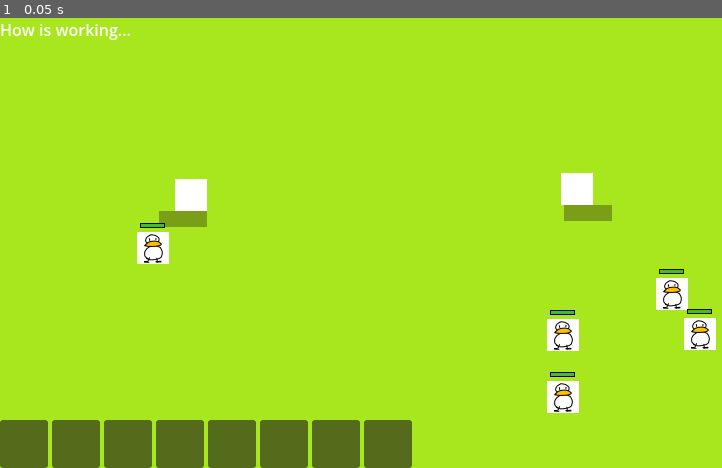
Above: before the commit, frame 1.
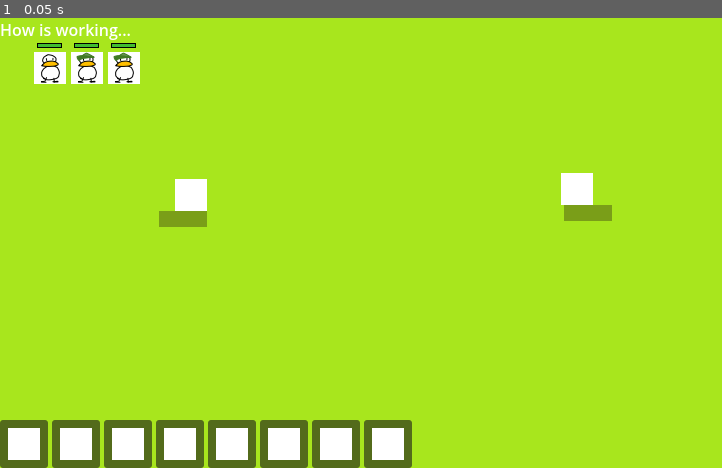
Above: after the commit, the same moment.

Repository: Sukimo/Duck_Tactics
Game: Godot game, scene res://scene/main.tscn
Two runs of this game, one before a commit and one after it. Both use one fixed random seed, a clock stepped at 60 frames per second and the inputs below. This scene is started directly instead of the project's main scene.
Inputs:
- Up to frame 1 (0.05 s): no input

The runs differ from the first frame. In frame 1, 5.4% of the frame differs, in the area x 1-100%, y 5-99%.
Error before the commit: Invalid access to property or key 'state_changed' on a base object of type 'Nil'. (res://scene/prepare_ui.gd:23)
Error after the commit: Invalid access to property or key 'state_changed' on a base object of type 'Nil'. (res://scene/prepare_ui.gd:34)

Commit message:
[update] duck slot
made it work , need to  improve visual to know which slot is empty

Diff:
--- a/Scene/arena_2d.tscn
+++ b/Scene/arena_2d.tscn
@@ -53,16 +53,10 @@
 color = Color(0.3529412, 0.41960785, 0.078431375, 0.5882353)
 
 [node name="MeleeDuck" parent="." unique_id=1533052234 instance=ExtResource("4_xajys")]
-position = Vector2(672, 276)
-
-[node name="MeleeDuck3" parent="." unique_id=811425380 instance=ExtResource("4_xajys")]
-position = Vector2(153, 230)
-
-[node name="MeleeDuck2" parent="." unique_id=1242216967 instance=ExtResource("4_xajys")]
-position = Vector2(700, 316)
+position = Vector2(50, 50)
 
 [node name="RangeDuck" parent="." unique_id=1850260188 instance=ExtResource("5_7e173")]
-position = Vector2(563, 317)
+position = Vector2(87, 50)
 
 [node name="RangeDuck2" parent="." unique_id=572959942 instance=ExtResource("5_7e173")]
-position = Vector2(563, 379)
+position = Vector2(124, 50)
--- /dev/null
+++ b/canvas/slot.tscn
@@ -0,0 +1,16 @@
+[gd_scene format=3 uid="uid://bt47exauv5kbr"]
+
+[ext_resource type="Texture2D" uid="uid://ce6o71538cywk" path="res://cube32.png" id="1_1ch2d"]
+
+[node name="Slot" type="Panel" unique_id=777058925]
+custom_minimum_size = Vector2(48, 48)
+offset_right = 48.0
+offset_bottom = 48.0
+
+[node name="TextureRect" type="TextureRect" parent="." unique_id=1273807759]
+layout_mode = 1
+offset_left = 8.0
+offset_top = 8.0
+offset_right = 40.0
+offset_bottom = 40.0
+texture = ExtResource("1_1ch2d")
--- a/scene/prepare_ui.gd
+++ b/scene/prepare_ui.gd
@@ -1,50 +1,64 @@
 extends Control
 # Attach to a CanvasLayer node called "PrepUI"
+
 const MAX_SLOT:int= 8
+const SLOT_SCENE:= "res://canvas/slot.tscn"
 
 var slot_ducks: Array= []
 var _slot_panels: Array= []
-var _dragging_duck: BaseDuck = null
-var _drag_from_slot: int =-1
+#click to place state
+var _selected_duck: BaseDuck =null
+var _selected_slot: int =-1
 
 @onready var slot_bar : HBoxContainer =$SlotBar
 
+var slot_scene: PackedScene = null
+
 func _ready() -> void:
+	if ResourceLoader.exists(SLOT_SCENE):
+		slot_scene  =load(SLOT_SCENE)
+	else:
+		push_warning("[PrepUI] Slot scene not found at: " + SLOT_SCENE)
+
 	slot_ducks.resize(MAX_SLOT)
 	slot_ducks.fill(null)
 
 	#build slot panels dynamically
 	for i in MAX_SLOT:
-		var panel := Panel.new()
-		panel.custom_minimum_size = Vector2(48,48)
+		var panel : Panel =slot_scene.instantiate() if slot_scene else Panel.new()
+		#bind index correctly for each slot
+		panel.gui_input.connect(func(event): _on_slot_input(event,i))
 		slot_bar.add_child(panel)
-		_slot_panels.append(panel)
+		slot_ducks.append(panel)
 
 	GameState.state_changed.connect(_on_state_chenged)
 	visible =false
 
+	_update_slot_visuals()
+
 func _on_state_chenged(s: GameState.State)->void:
 	visible = s == GameState.State.PREP
+	if not visible:
+		_cancel_selection()
 
 #public API
-
 ## Called by WaveManager/GameState when entering PREP
 ## Pass all ducks currently in the player's roster
 func populate(ducks:Array)-> void:
 	#clear old
 	slot_ducks.fill(null)
-	_update_slot_visuals()
-
 	var i:=0
 	for duck in ducks:
 		if i>= MAX_SLOT:
 			break
 		slot_ducks[i] =duck
 		duck.visible =false  # hide from world until placed
+		i +=1
 	_update_slot_visuals()
 
 ## Called when prep timer expires — teleport unplaced ducks to default spots
 func place_remaining()->void:
+	_cancel_selection()
 	var default_positions : Array = _default_positions()
 	var pos_idx := 0
 	for i in MAX_SLOT:
@@ -56,48 +70,95 @@
 			slot_ducks[i]=null
 	_update_slot_visuals()
 
-# drag from slot
-func _gui_input_on_slot(event: InputEvent, slot_idx: int)->void:
-	if event is InputEventMouseButton and event.button_index == MOUSE_BUTTON_LEFT:
-		if event.pressed and slot_ducks[slot_idx] !=null:
-			_start_drag(slot_idx)
+#slot click
+func _on_slot_input(event: InputEvent,slot_idx: int)->void:
+	if not event is InputEventMouseButton:
+		return
+	if not event.pressed:
+		return
 
-func _start_drag(slot_idx: int)->void:
-	_dragging_duck = slot_ducks[slot_idx]
-	_drag_from_slot =slot_idx
-	slot_ducks[slot_idx] = null
+	if event.button_index == MOUSE_BUTTON_LEFT:
+		if slot_ducks[slot_idx] ==null:
+			return
+		# select this slot (or deselect if clicking same slot again)
+		if _selected_slot == slot_idx:
+			_cancel_selection()
+		else:
+			_select_slot(slot_idx)
+		get_viewport().set_input_as_handled()
+
+	elif event.button_index == MOUSE_BUTTON_RIGHT:
+		_cancel_selection()
+		get_viewport().set_input_as_handled()
+
+# world click to place
+func _input(event: InputEvent) -> void:
+	if _selected_duck == null: return
+
+	if event is InputEventMouseButton and event.pressed:
+		if event.button_index == MOUSE_BUTTON_LEFT:
+			#check click land on slot panel?
+			if _click_is_on_slot_bar(event.position):
+				return
+			#place duck at world pos
+			var world_pos :Vector2 = get_viewport().get_canvas_transform().affine_inverse()\
+				* event.position
+			_place_duck(_selected_duck,world_pos)
+			get_viewport().set_input_as_handled()
+
+		elif event.button_index == MOUSE_BUTTON_RIGHT:
+			_cancel_selection()
+			get_viewport().set_input_as_handled()
+
+#helper
+func _select_slot(slot_idx:int)-> void:
+	_selected_slot = slot_idx
+	_selected_duck = slot_ducks[slot_idx]
+	print("[PrepUI] Selected slot %d (%s)" % [slot_idx, _selected_duck.name])
 	_update_slot_visuals()
-	_dragging_duck.visible =true
-	_dragging_duck.global_position =get_viewport().get_mouse_position()
-	# hand off dragging to the duck's own input (already in duck.gd)
-	# duck.gd will call _try_merge_at or just drop on world
 
-func _input(event: InputEvent) -> void:
-	if _dragging_duck == null:
-		return
-	if event is InputEventMouseMotion:
-		_dragging_duck.global_position = get_viewport().get_mouse_position()
-	if event is InputEventMouseButton and not event.pressed:
-		_on_drop()
+func _cancel_selection()->void:
+	_selected_duck =null
+	_selected_slot = -1
+	_update_slot_visuals()
 
-func _on_drop()->void:
-	if _dragging_duck == null:
-		return
-	# Duck stays where it landed — duck.gd handles merge logic already
-	_dragging_duck =null
-	_drag_from_slot = -1
+func _place_duck(duck: BaseDuck, world_pos: Vector2)->void:
+	duck.visible =true
+	duck.global_position =world_pos
+	slot_ducks[_selected_slot] =null
+	print("[PrepUI] Placed %s at %s" % [duck.name, world_pos])
+	_cancel_selection()
+
+func _click_is_on_slot_bar(screen_pos: Vector2)-> bool:
+	var rect := slot_bar.get_global_rect()
+	return rect.has_point(screen_pos)
 
 #visuals
 func _update_slot_visuals()->void:
+	if _slot_panels.is_empty(): return
 	for i in MAX_SLOT:
 		var panel : Panel = _slot_panels[i]
+		var tex : TextureRect = panel.get_node("TextureRect")
 		var duck =slot_ducks[i]
+
 		# Tint: filled = yellow, empty =dark
 		var style:= StyleBoxFlat.new()
-		style.bg_color =Color(0.9,0.8,0.1) if duck != null else Color(0.2,0.2,0.2,)
+		if i == _selected_slot:
+			style.bg_color =Color(0.2,0.8,1.0) #selected
+		elif duck != null:
+			style.bg_color =Color(0.3,0.3,0.3) #filled
+		else:
+			style.bg_color = Color(0.15,0.15,0.15) #empty
 		style.border_width_bottom=2
 		style.border_color = Color(0,0,0)
 		panel.add_theme_stylebox_override("panel",style)
+
+		#duck icon
+		if duck != null and is_instance_valid(duck):
+			var sprite := duck.get_node_or_null("Sprite2D") as Sprite2D
+			tex.texture  =sprite.texture if sprite else null
+		else:
+			tex.texture =null
 
 func _default_positions() -> Array:
 	return [Vector2(300, 200), Vector2(350, 200), Vector2(400, 200), Vector2(450, 200),
--- a/units/ducks/range_duck.tscn
+++ b/units/ducks/range_duck.tscn
@@ -1,7 +1,7 @@
 [gd_scene format=3 uid="uid://dg6buts2tf6ws"]
 
 [ext_resource type="Script" uid="uid://bqosdplvx2qo5" path="res://units/range_duck.gd" id="1_8fxrk"]
-[ext_resource type="Texture2D" uid="uid://brtc57awtjdat" path="res://sprites/duck_v1.png" id="2_xd7ve"]
+[ext_resource type="Texture2D" uid="uid://buop3gdorari2" path="res://sprites/duck_range.png" id="2_1xr37"]
 [ext_resource type="Script" uid="uid://c7w68xdn0asqh" path="res://components/range_attack.gd" id="3_xd7ve"]
 [ext_resource type="PackedScene" uid="uid://b73q4bv6hdhkt" path="res://components/health_bar.tscn" id="4_kolxo"]
 
@@ -12,7 +12,7 @@
 script = ExtResource("1_8fxrk")
 
 [node name="Sprite2D" type="Sprite2D" parent="." unique_id=727289044]
-texture = ExtResource("2_xd7ve")
+texture = ExtResource("2_1xr37")
 
 [node name="CollisionShape2D" type="CollisionShape2D" parent="." unique_id=472093862]
 shape = SubResource("RectangleShape2D_txoiq")
--- a/units/ducks/range_duck_lv2.tscn
+++ b/units/ducks/range_duck_lv2.tscn
@@ -1,7 +1,7 @@
 [gd_scene format=3 uid="uid://dmn14hwxbobtl"]
 
 [ext_resource type="Script" uid="uid://bqosdplvx2qo5" path="res://units/range_duck.gd" id="1_wadj7"]
-[ext_resource type="Texture2D" uid="uid://dp8kctvok25q5" path="res://sprites/duck_pixel.png" id="2_wadj7"]
+[ext_resource type="Texture2D" uid="uid://buop3gdorari2" path="res://sprites/duck_range.png" id="2_wadj7"]
 [ext_resource type="Script" uid="uid://c7w68xdn0asqh" path="res://components/range_attack.gd" id="3_tamc0"]
 [ext_resource type="PackedScene" uid="uid://b73q4bv6hdhkt" path="res://components/health_bar.tscn" id="4_7kq42"]
 
Binary file added: sprites/duck_range.png
